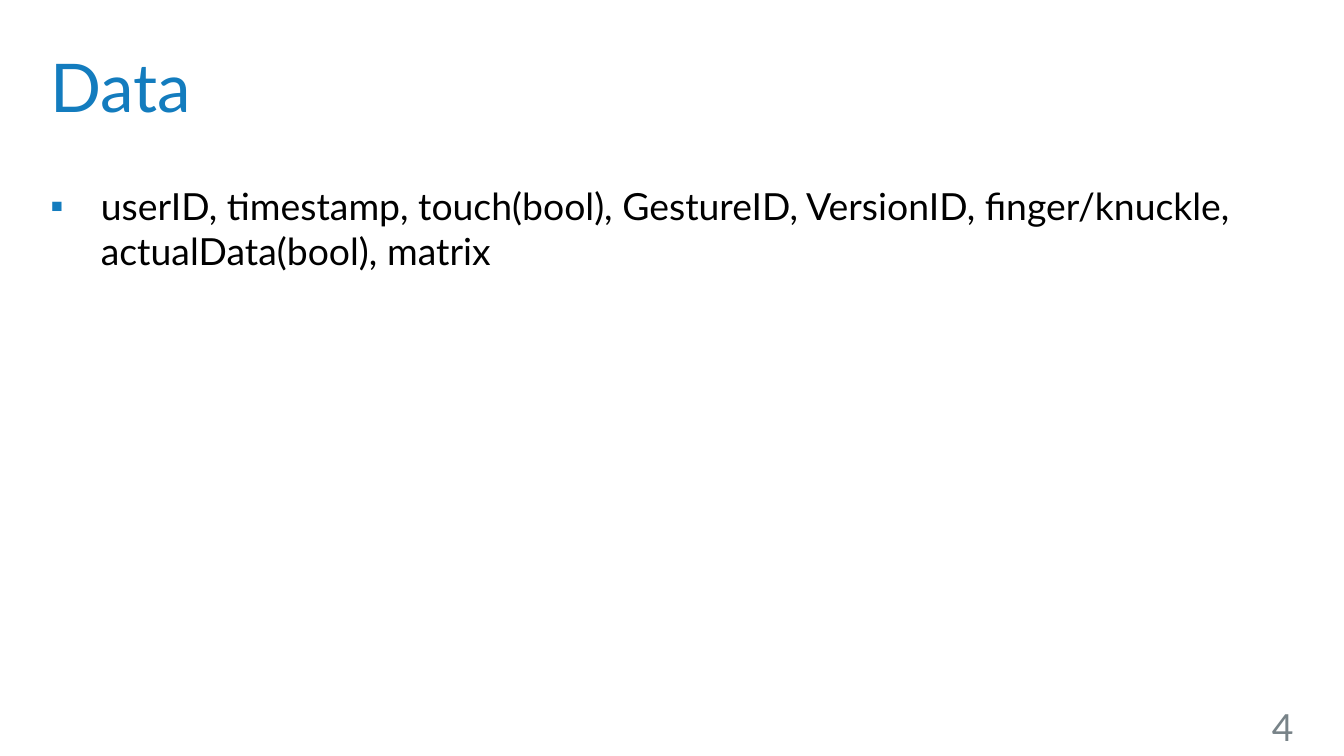
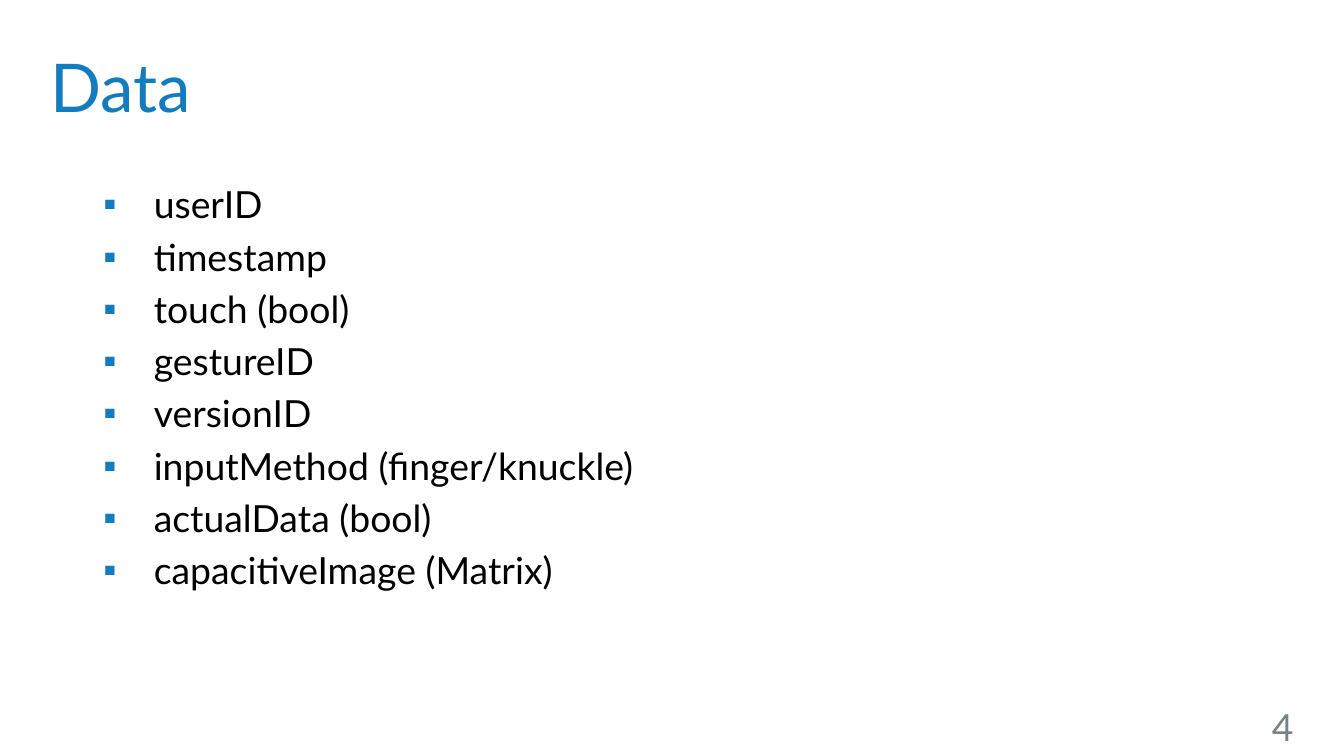
Before and after one commit to robsch94/FaPraKnuckleInput, a slide deck: slide 4 of Presentations/SecondPresentation.pptx. Drawn at 1344x756 pixels with LibreOffice and Linux fonts; fonts in the diff are those of the drawing; background and template pictures are left out. Boxes give left, top, right and bottom in pixels: in the first picture for what was removed or moved away, otherwise in the second. Text is boxed around its words. In the diff, an @@ line names an element or a change of style, - is before the commit and + after.

```diff
--- a/Presentations/SecondPresentation.pptx
+++ b/Presentations/SecondPresentation.pptx
@@ text at (154,191,634,591): text changed @@
-▪ userID, timestamp, touch(bool), GestureID, VersionID, finger/knuckle, actualData(bool), matrix
+▪ userID
+▪ timestamp
+▪ touch (bool)
+▪ gestureID
+▪ versionID
+▪ inputMethod (finger/knuckle)
+▪ actualData (bool)
+▪ capacitiveImage (Matrix)
```
Also in this commit, not shown: 3 other slides changed, 1 slide added, 3 other files.
